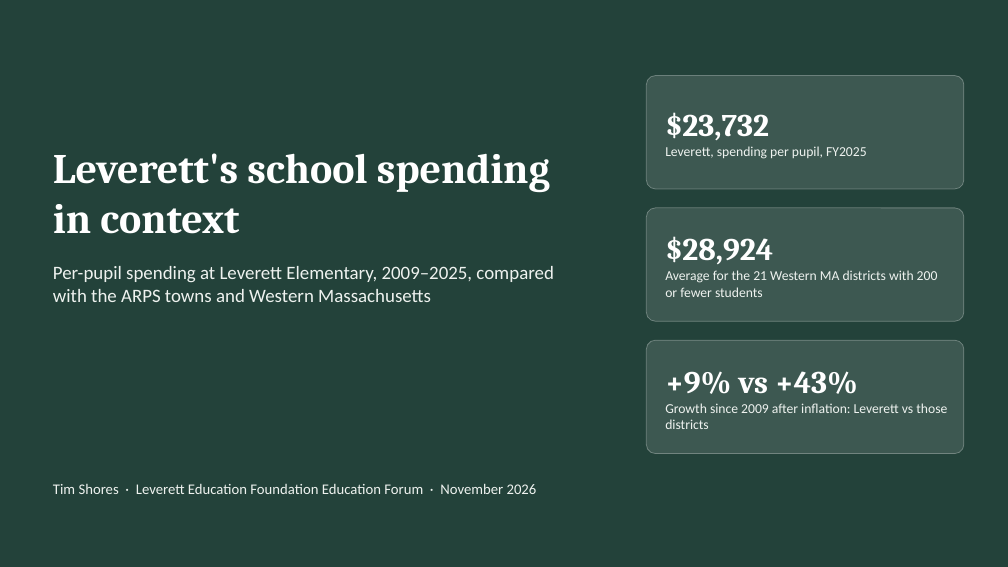
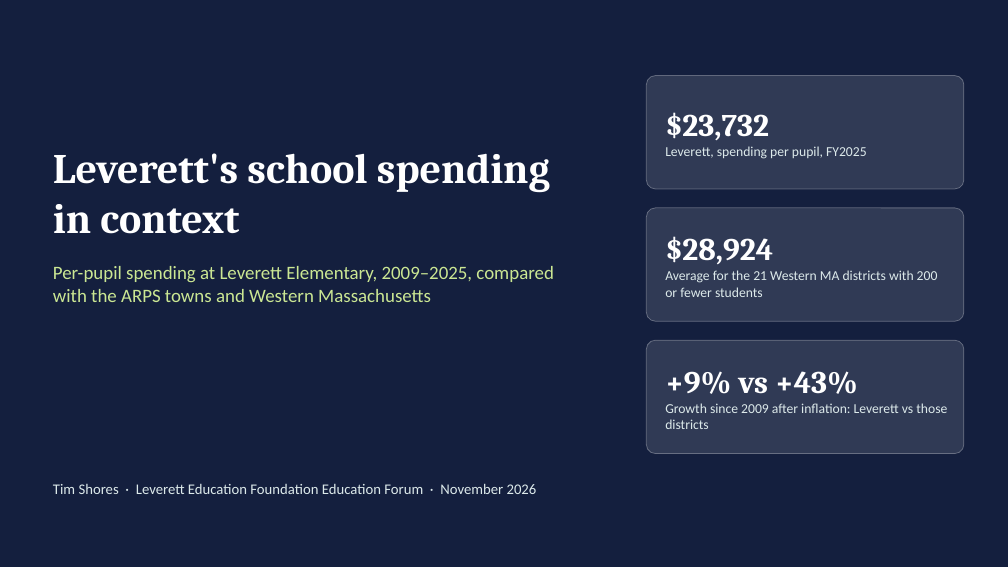
Before and after one commit to timshores/schools, a slide deck: slide 1 of presentations/lef_forum_2026/Leverett school spending in context - LEF forum 2026-11.pptx. Drawn at 1008x567 pixels with LibreOffice and Linux fonts; fonts in the diff are those of the drawing. Boxes give left, top, right and bottom in pixels: in the first picture for what was removed or moved away, otherwise in the second. Text is boxed around its words. In the diff, an @@ line names an element or a change of style, - is before the commit and + after.

```diff
--- a/presentations/lef_forum_2026/Leverett school spending in context - LEF forum 2026-11.pptx
+++ b/presentations/lef_forum_2026/Leverett school spending in context - LEF forum 2026-11.pptx
@@ background #23423A to #141F3E @@
@@ text at bbox=[665, 146, 867, 159]: text colour #EEF2EF to #DCE9EA in "Leverett, spending per pupil, FY2025" @@
@@ text "Per-pupil spending at Leverett Elementary, ..." at bbox=[53, 266, 553, 302]: text colour #EEF2EF to #CBE793 @@
@@ text at bbox=[665, 270, 938, 297]: text colour #EEF2EF to #DCE9EA in "Average for the 21 Western MA districts ..." @@
@@ text at bbox=[665, 403, 947, 429]: text colour #EEF2EF to #DCE9EA in "Growth since 2009 after inflation: Leverett vs ..." @@
@@ text "Tim Shores · Leverett Education ..." at bbox=[53, 483, 537, 494]: text colour #EEF2EF to #DCE9EA @@
```
Also in this commit, not shown: 2 other slides changed, 2 other files.
